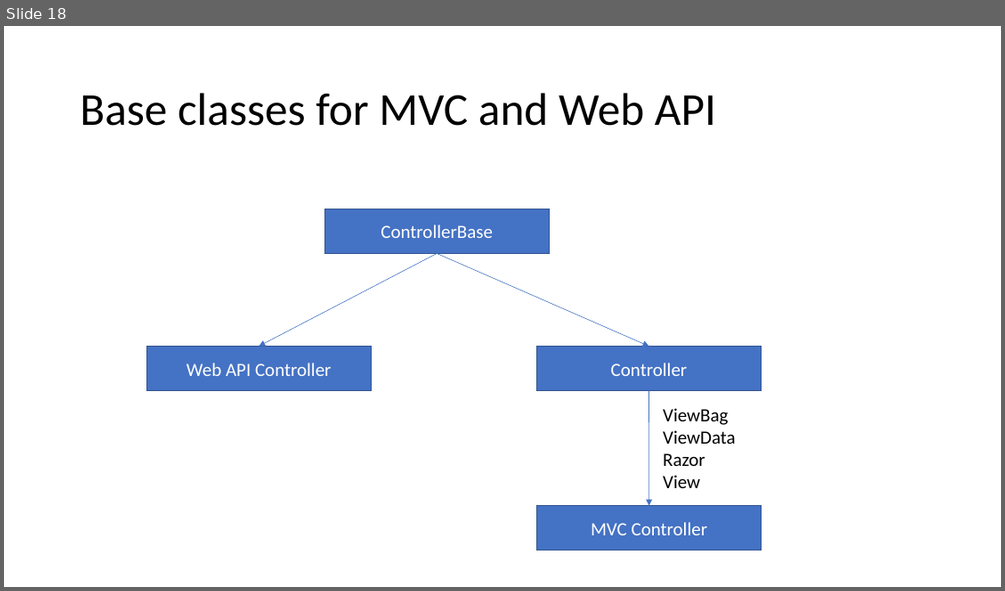
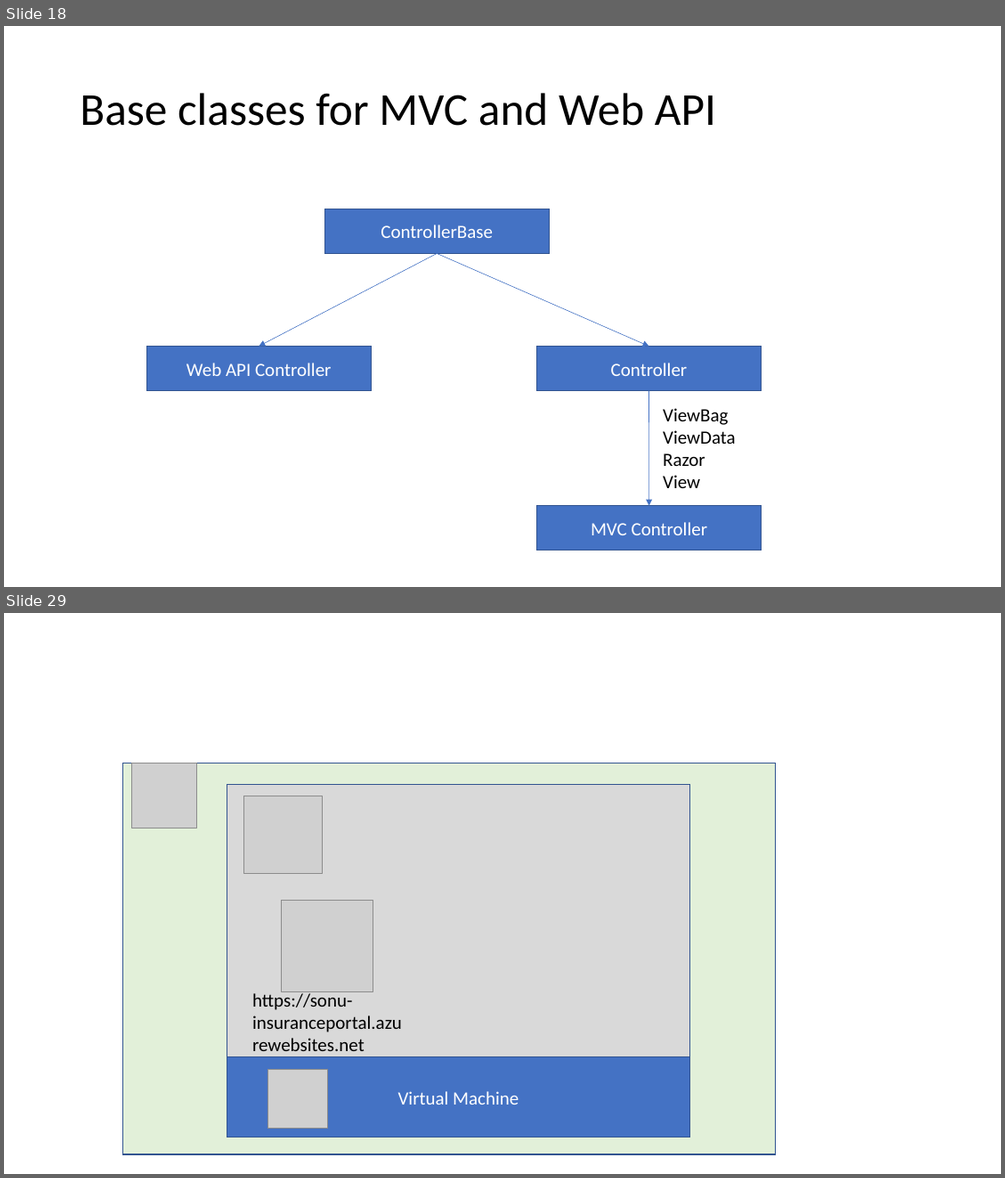
Before and after one commit to sonusathyadas/Microservices-Training-Materials, a slide deck: Presentation1.pptx. Shown one above the other, each under a label of ours: slide 18 before the commit, slides 18 and 29 after it; the slides between them are not shown. The pictures are 1005x591 and 1005x1178 pixels, drawn with LibreOffice and Linux fonts; fonts in the diff are those of the drawing; grey boxes stand for pictures. Boxes give left, top, right and bottom in pixels: in the first picture for what was removed or moved away, otherwise in the second. Text is boxed around its words. In the diff, an @@ line names an element or a change of style, - is before the commit and + after.

```diff
--- a/Presentation1.pptx
+++ b/Presentation1.pptx
@@ slide 29 added at (4, 613, 1001, 1174), background #FFFFFF @@
@@ rectangle added at (123, 763, 775, 1154), fill #E2F0D9, outline #325491 1 pt @@
@@ picture added at (132, 763, 196, 827) @@
@@ rectangle added at (226, 784, 690, 1057), fill #D9D9D9, outline #325491 1 pt @@
@@ picture added at (244, 795, 322, 873) @@
@@ picture added at (282, 900, 372, 991) @@
@@ text added at (252, 991, 402, 1057), 18 pt, text #000000 @@
+https://sonu-insuranceportal.azurewebsites.net
@@ rectangle added at (226, 1057, 690, 1137), fill #4472C4, outline #325491 1 pt, 18 pt, text #FFFFFF @@
+Virtual Machine
@@ picture added at (268, 1070, 327, 1128) @@
```
Also in this commit, not shown: 13 other slides added, 2 other files.
